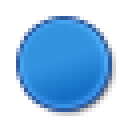
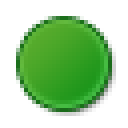
Revision of a layered 128 × 128 image; what changed, layer by layer:
added layer "green" above "blue" over <box>20,20,108,108</box>
renamed "Слой 0" to "blue", hid it over <box>20,20,108,108</box>
